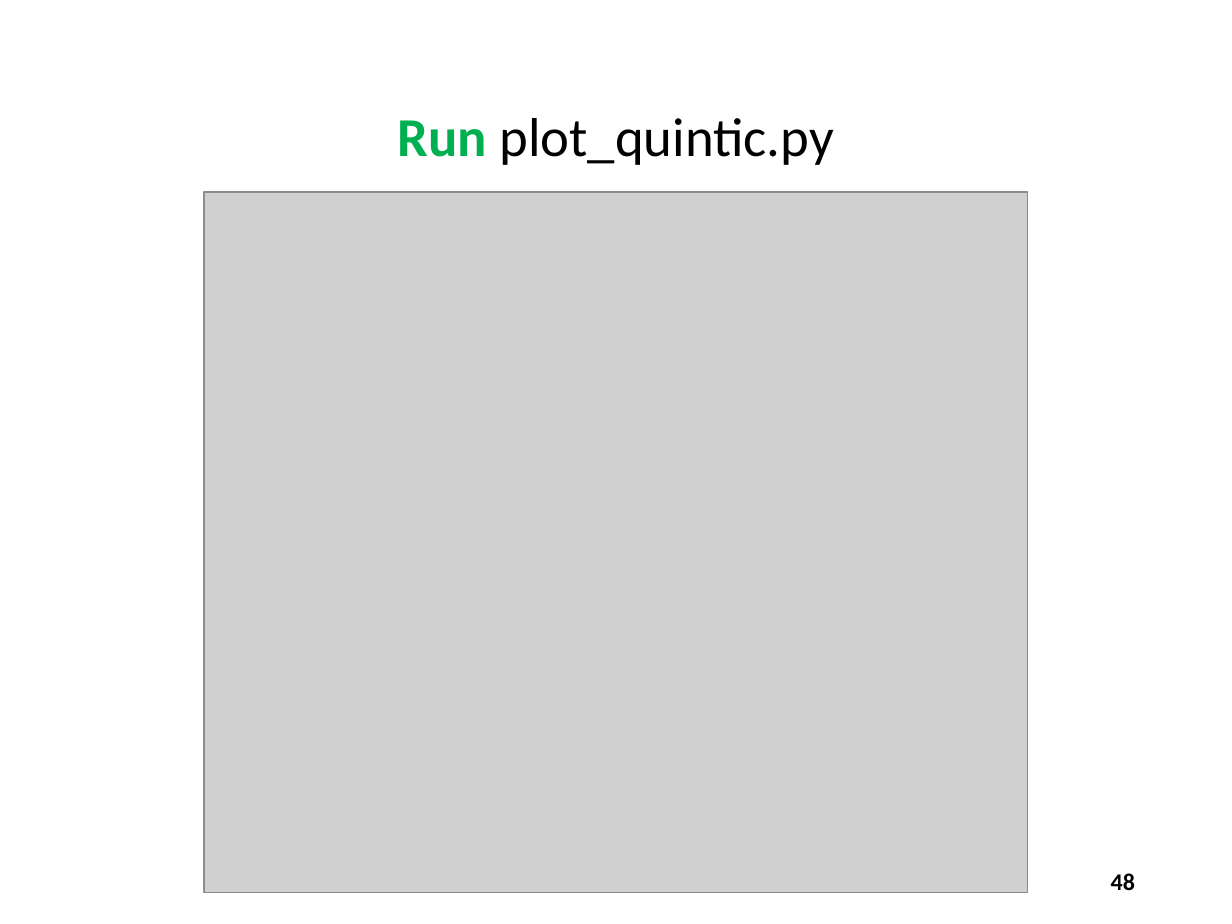
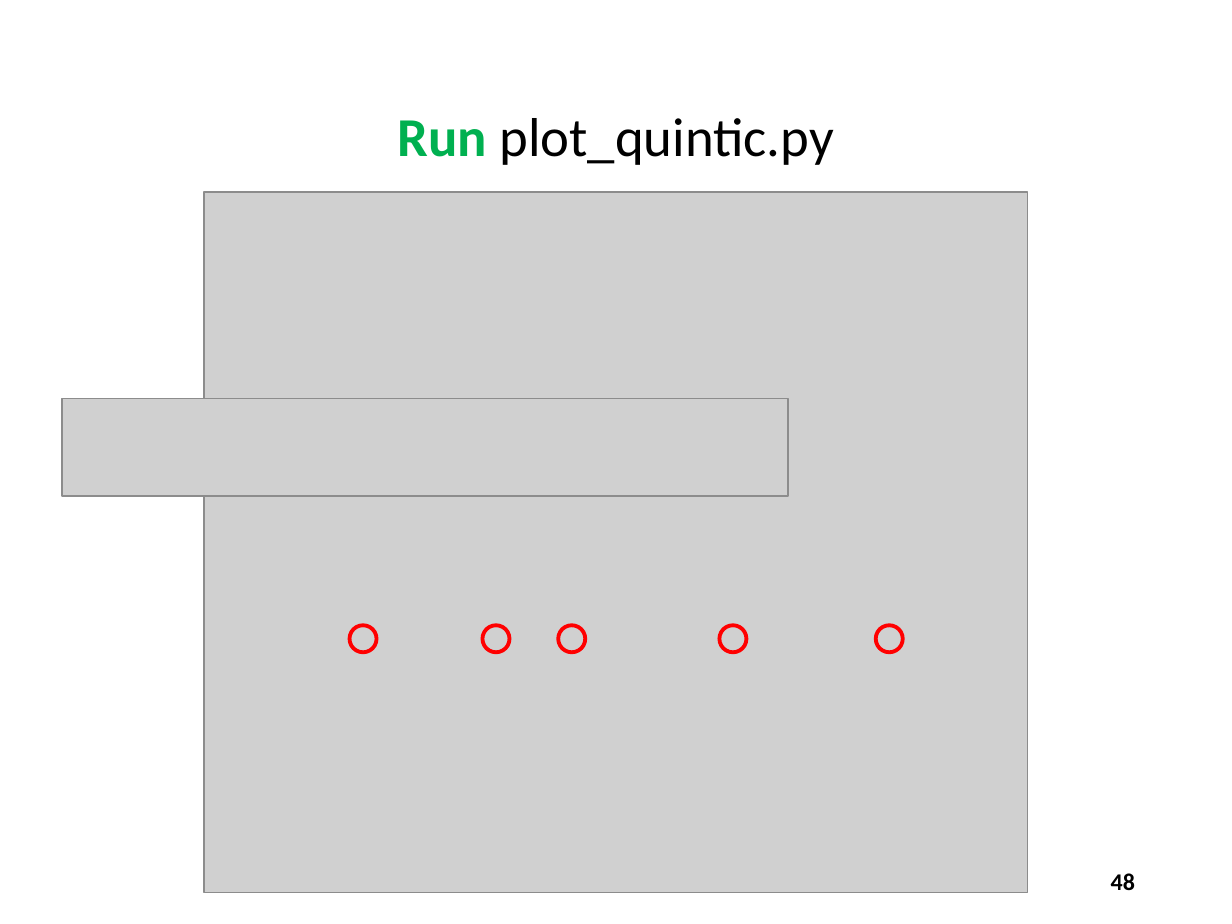
Before and after one commit to dbiersach/scicomp101, a slide deck: slide 48 of Session 05 - Cartesian Graphs and Conic Sections/Session 05 - Cartesian Graphs and Conic Sections.pptx. Drawn at 1232x924 pixels with LibreOffice and Linux fonts; fonts in the diff are those of the drawing; grey boxes stand for pictures. Boxes give left, top, right and bottom in pixels: in the first picture for what was removed or moved away, otherwise in the second. Text is boxed around its words. In the diff, an @@ line names an element or a change of style, - is before the commit and + after.

```diff
--- a/Session 05 - Cartesian Graphs and Conic Sections/Session 05 - Cartesian Graphs and Conic Sections.pptx
+++ b/Session 05 - Cartesian Graphs and Conic Sections/Session 05 - Cartesian Graphs and Conic Sections.pptx
@@ picture added at [62,398,787,495] @@
@@ ellipse added at [350,626,377,653], outline #FF0000 2.25 pt @@
@@ ellipse added at [483,626,510,653], outline #FF0000 2.25 pt @@
@@ ellipse added at [558,626,585,653], outline #FF0000 2.25 pt @@
@@ ellipse added at [719,626,747,653], outline #FF0000 2.25 pt @@
@@ ellipse added at [876,626,903,653], outline #FF0000 2.25 pt @@
```
Also in this commit, not shown: 10 other slides changed, 2 slides added, 29 slides removed.
